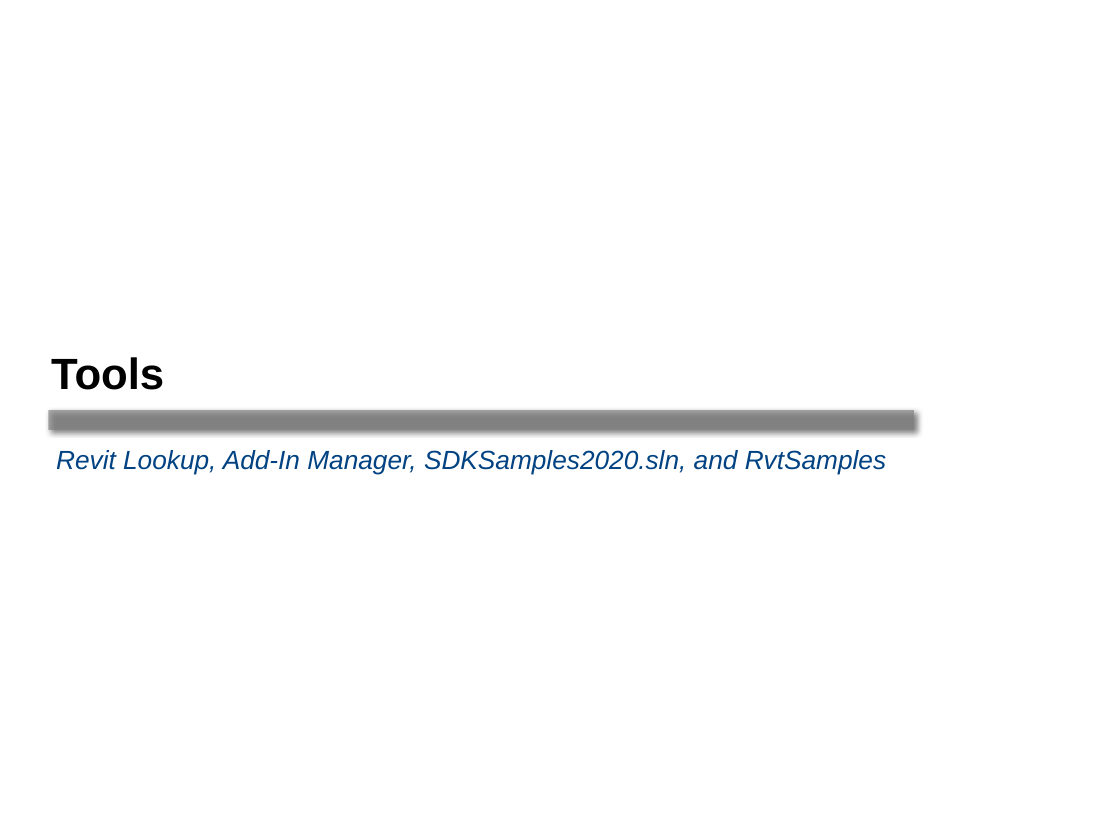
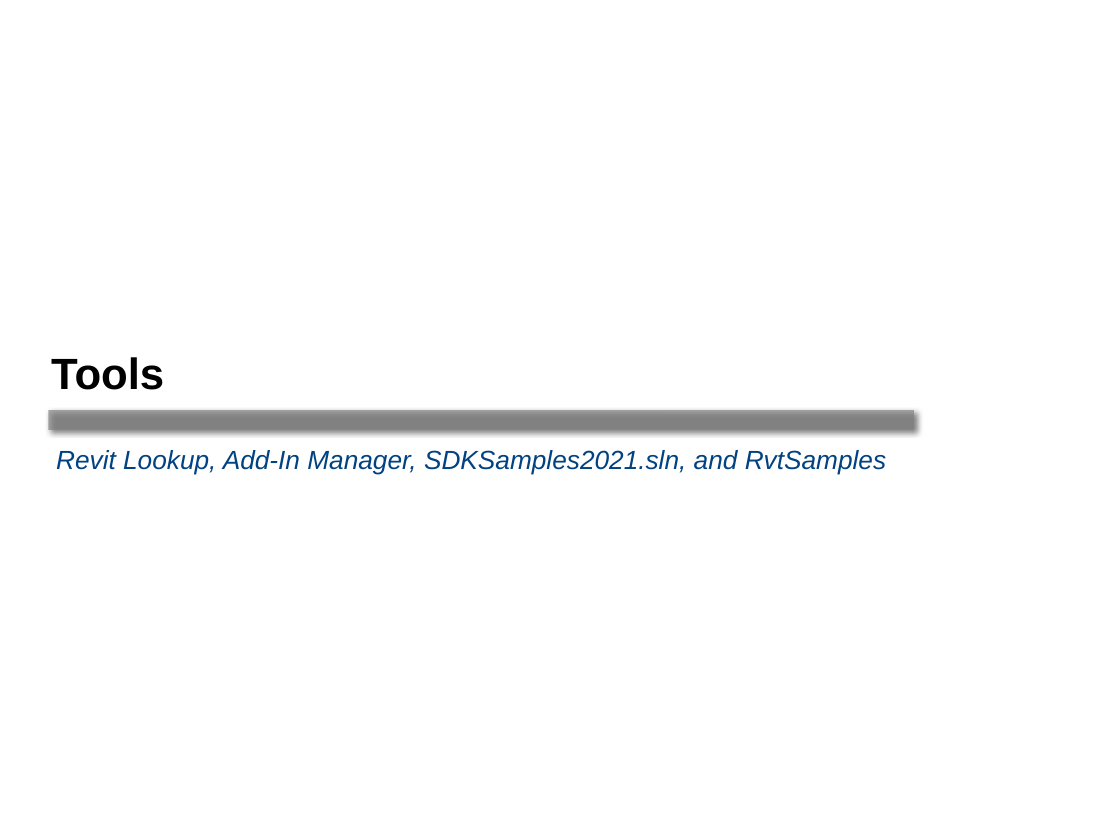
Before and after one commit to ADN-DevTech/RevitTrainingMaterial, a slide deck: slide 30 of Presentation/1_Revit_API_Intro.pptx. Drawn at 1120x840 pixels with LibreOffice and Linux fonts; fonts in the diff are those of the drawing. Boxes give left, top, right and bottom in pixels: in the first picture for what was removed or moved away, otherwise in the second. Text is boxed around its words. In the diff, an @@ line names an element or a change of style, - is before the commit and + after.

```diff
--- a/Presentation/1_Revit_API_Intro.pptx
+++ b/Presentation/1_Revit_API_Intro.pptx
@@ text at (x1=56, y1=450, x2=886, y2=475): text changed @@
-Revit Lookup, Add-In Manager, SDKSamples2020.sln, and RvtSamples
+Revit Lookup, Add-In Manager, SDKSamples2021.sln, and RvtSamples
```
Also in this commit, not shown: 4 other slides changed, 31 other files.
